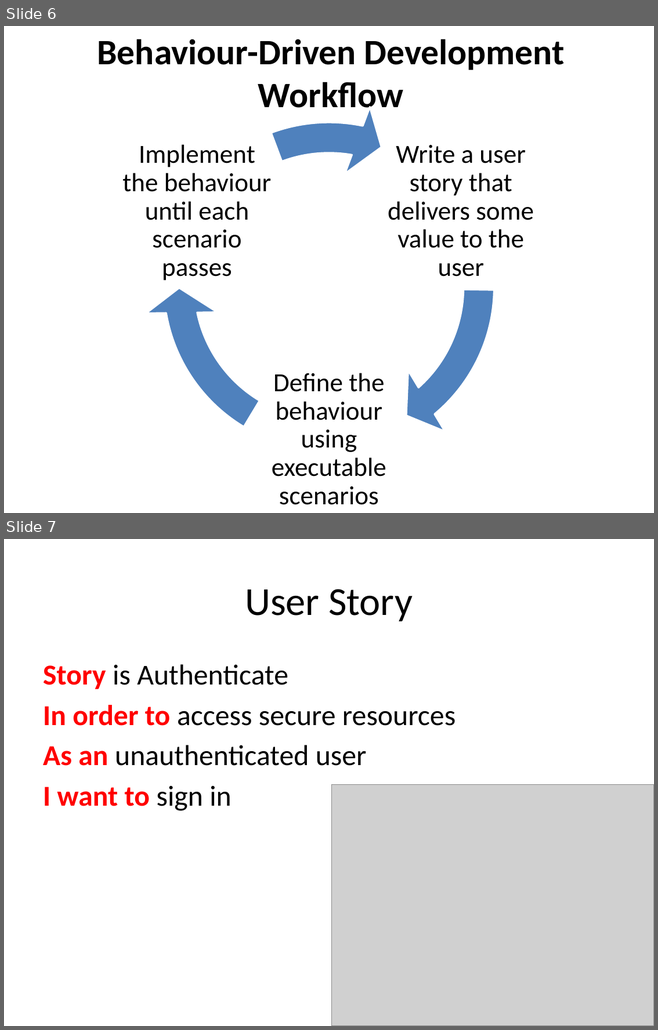
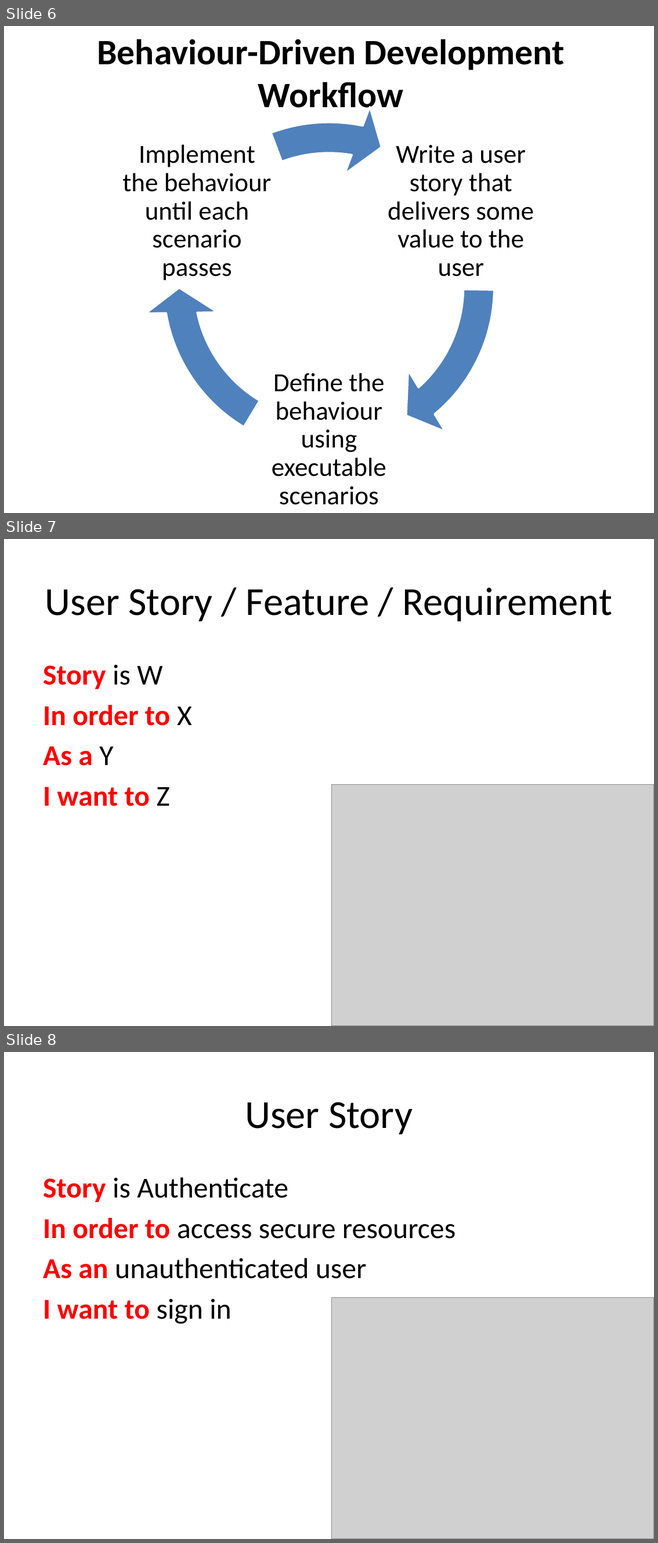
Before and after one commit to liammclennan/Liam-s-Presentations, a slide deck: storyq/Behaviour-Driven Development.pptx. Shown one above the other, each under a label of ours: slides 6 and 7 before the commit, slides 6, 7 and 8 after it. The pictures are 658x1030 and 658x1543 pixels, drawn with LibreOffice and Linux fonts; fonts in the diff are those of the drawing; grey boxes stand for pictures. Boxes give left, top, right and bottom in pixels: in the first picture for what was removed or moved away, otherwise in the second. Text is boxed around its words. In the diff, an @@ line names an element or a change of style, - is before the commit and + after.

```diff
--- a/storyq/Behaviour-Driven Development.pptx
+++ b/storyq/Behaviour-Driven Development.pptx
@@ slide 7 added at (4,539,654,1026), background #FFFFFF @@
@@ title added at (45,588,612,621), 44 pt, text #000000 @@
+User Story / Feature / Requirement
@@ text added at (43,664,192,806), 32 pt, text #FF0000, bold @@
+Story is W
+In order to X
+As a Y
+I want to Z
@@ picture added at (331,784,654,1026) @@
@@ what was slide 7 is now slide 8 @@
```
Also in this commit, not shown: 2 slides changed, 1 other slide added.
